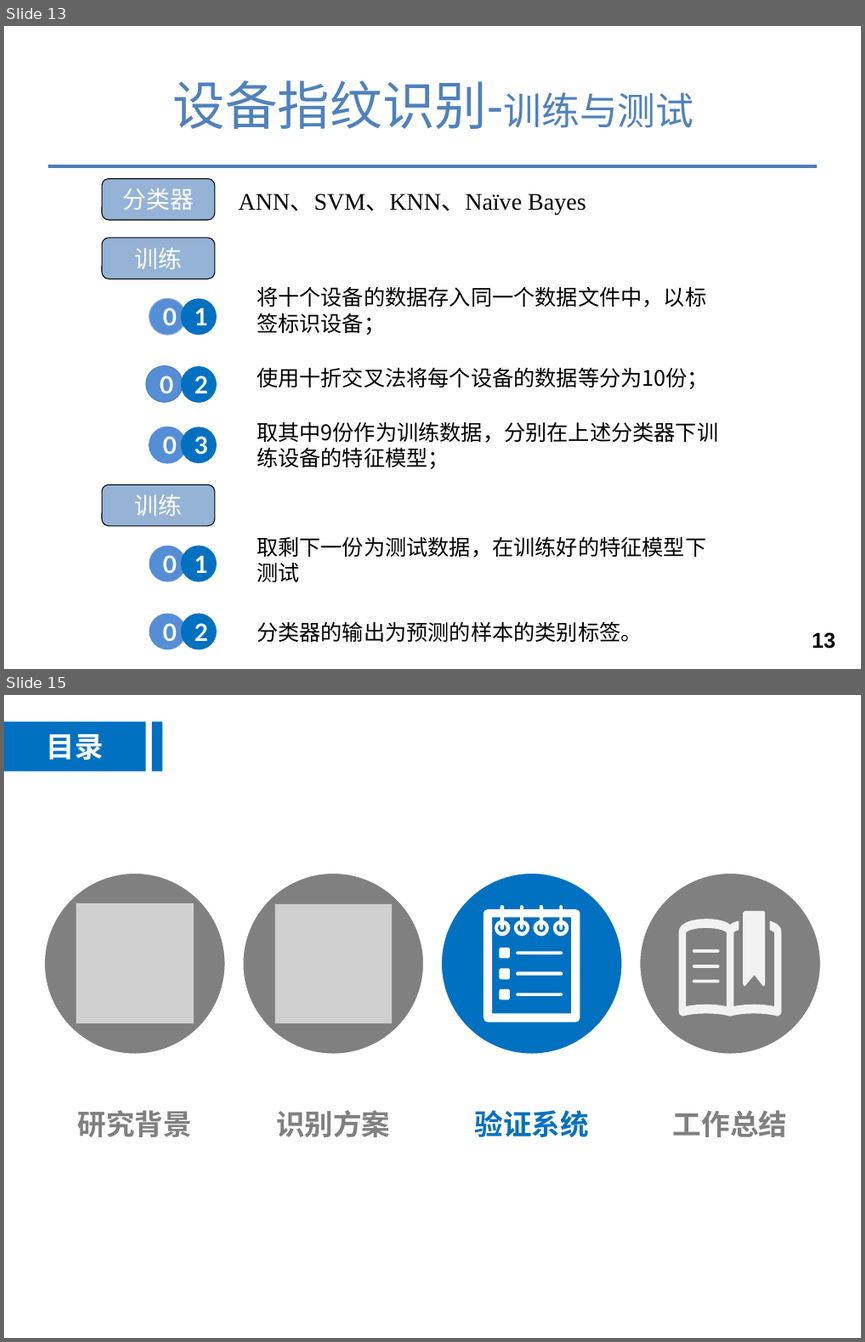
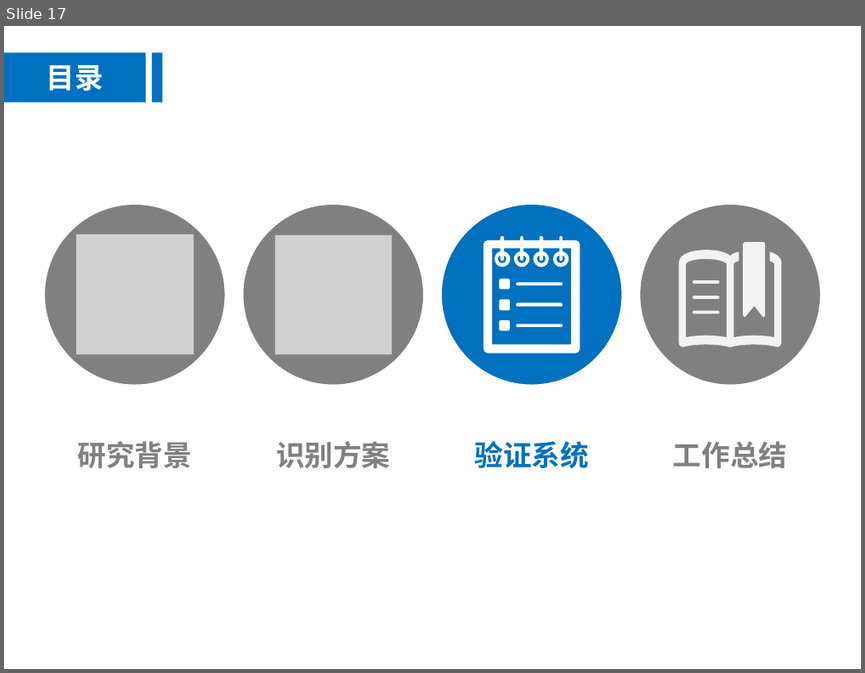
Before and after one commit to tianwen2017111/graduate_git, a slide deck: 余天文-硕5033班.pptx. Shown one above the other, each under a label of ours: slides 13 and 15 before the commit, slide 17 after it; the slides between them are not shown. The pictures are 865x1342 and 865x673 pixels, drawn with LibreOffice and Linux fonts; fonts in the diff are those of the drawing; grey boxes stand for pictures; background and template pictures are left out. Boxes give left, top, right and bottom in pixels: in the first picture for what was removed or moved away, otherwise in the second. Text is boxed around its words. In the diff, an @@ line names an element or a change of style, - is before the commit and + after.

```diff
--- a/余天文-硕5033班.pptx
+++ b/余天文-硕5033班.pptx
@@ slide 13 removed at (4,26,861,669), background #FFFFFF @@
@@ title removed at (173,80,694,129) @@
-设备指纹识别-训练与测试
@@ line removed from (47, 166) to (817, 166) @@
@@ rounded rectangle removed at (102,178,215,220) @@
-分类器
@@ text removed at (239,193,586,215) @@
-ANN、SVM、KNN、Naïve Bayes
@@ rounded rectangle removed at (102,238,215,278) @@
-训练
@@ ellipse removed at (148,299,186,335) @@
-0
@@ ellipse removed at (181,299,216,335) @@
-1
@@ text removed at (256,286,706,335) @@
-将十个设备的数据存入同一个数据文件中，以标签标识设备；
@@ ellipse removed at (146,365,183,403) @@
-0
@@ ellipse removed at (181,366,216,403) @@
-2
@@ text removed at (256,367,709,389) @@
-使用十折交叉法将每个设备的数据等分为10份；
@@ ellipse removed at (148,427,186,464) @@
-0
@@ ellipse removed at (181,427,216,464) @@
-3
@@ text removed at (256,421,718,469) @@
-取其中9份作为训练数据，分别在上述分类器下训练设备的特征模型；
@@ rounded rectangle removed at (102,484,215,526) @@
-训练
@@ ellipse removed at (148,545,186,582) @@
-0
@@ ellipse removed at (181,545,216,582) @@
-1
@@ text removed at (256,536,706,582) @@
-取剩下一份为测试数据，在训练好的特征模型下测试
@@ ellipse removed at (148,612,186,650) @@
-0
@@ ellipse removed at (181,612,216,650) @@
-2
@@ text removed at (256,621,642,641) @@
-分类器的输出为预测的样本的类别标签。
@@ page number removed at (812,632,835,648) @@
-13
@@ what was slide 15 is now slide 17 @@
```
Also in this commit, not shown: 6 slides changed, 10 slides added, 9 other slides removed, 3 other files.
